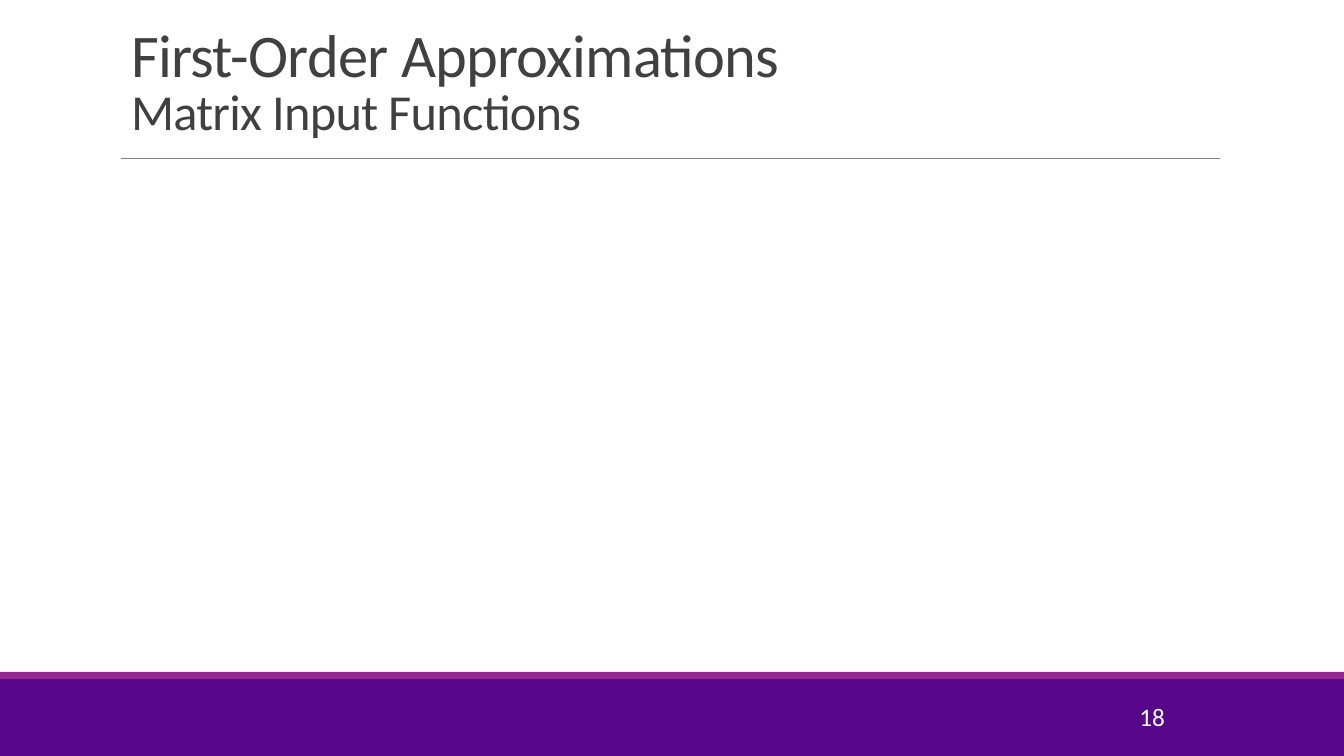
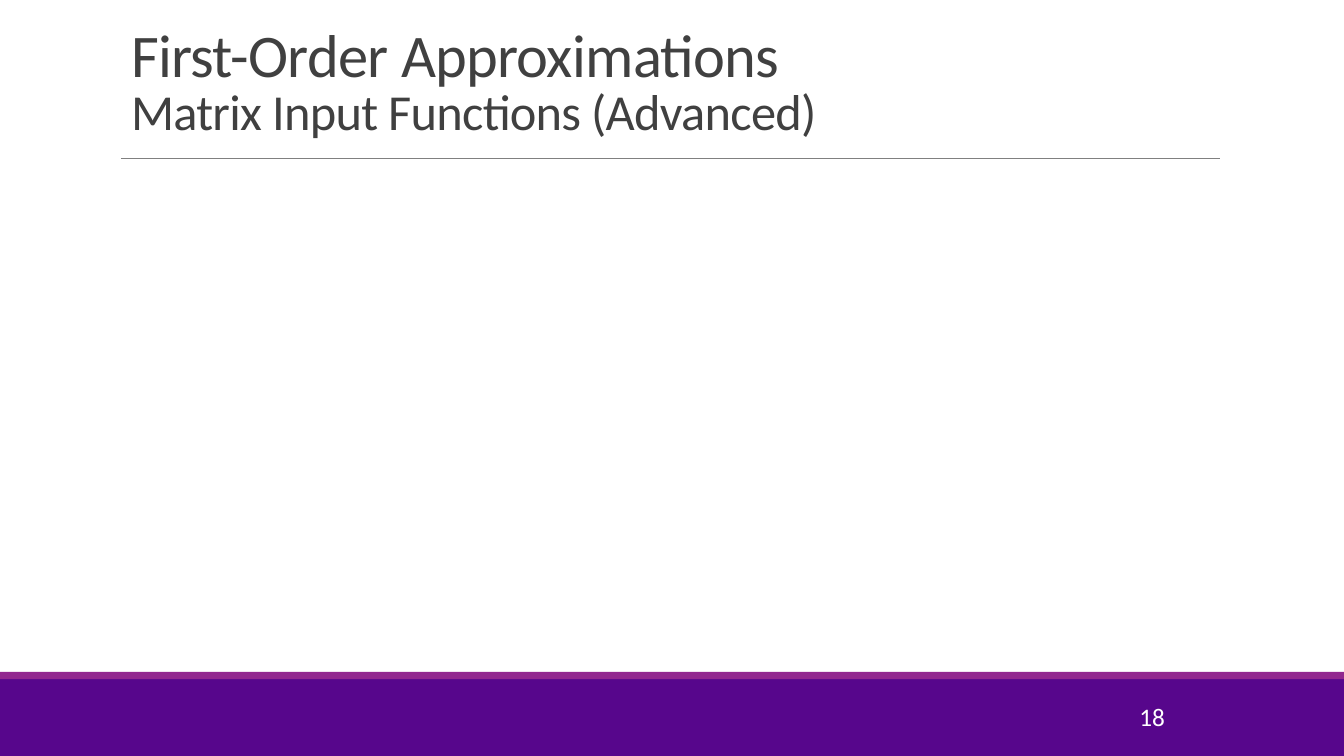
Before and after one commit to joshzzl/introml, a slide deck: slide 18 of lectures/Lect07_Optim.pptx. Drawn at 1344x756 pixels with LibreOffice and Linux fonts; fonts in the diff are those of the drawing; grey boxes stand for pictures; background and template pictures are left out. Boxes give left, top, right and bottom in pixels: in the first picture for what was removed or moved away, otherwise in the second. Text is boxed around its words. In the diff, an @@ line names an element or a change of style, - is before the commit and + after.

```diff
--- a/lectures/Lect07_Optim.pptx
+++ b/lectures/Lect07_Optim.pptx
@@ title at [131, 35, 816, 138]: text changed; size 43.2 to 36 pt @@
-First-Order Approximations
-Matrix Input Functions
+First-Order Approximations
+Matrix Input Functions (Advanced)
```
Also in this commit, not shown: 5 other slides changed, 5 slides added, 1 slide removed, 8 other files.
